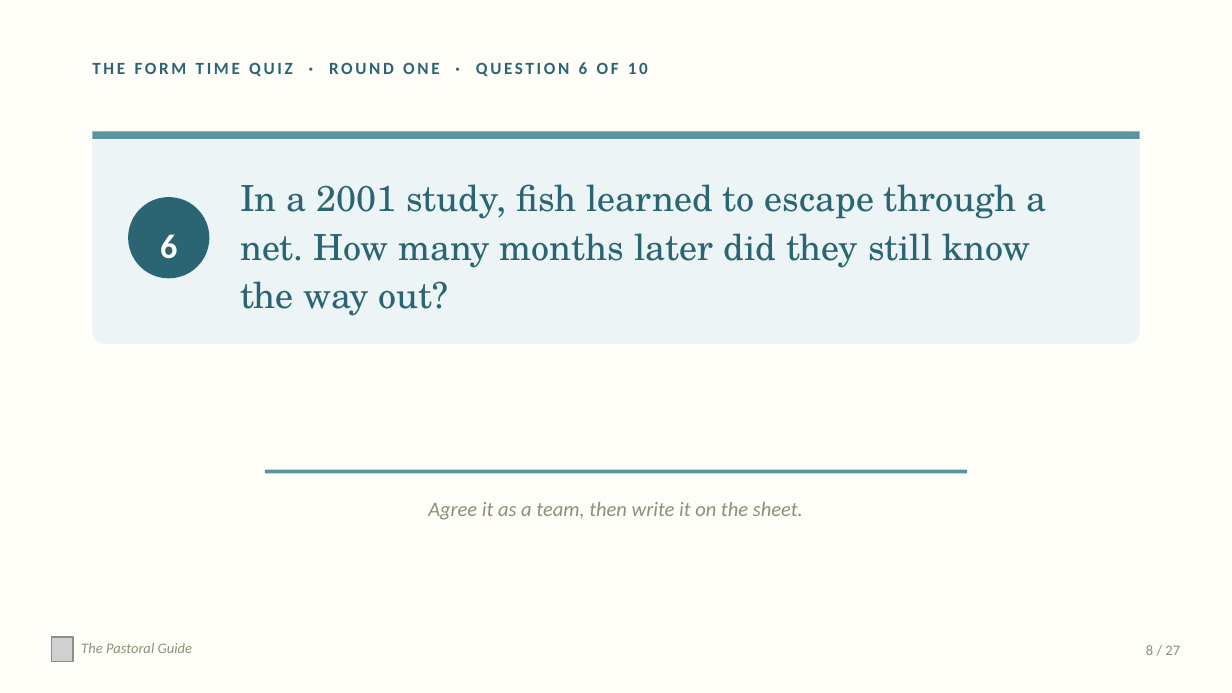
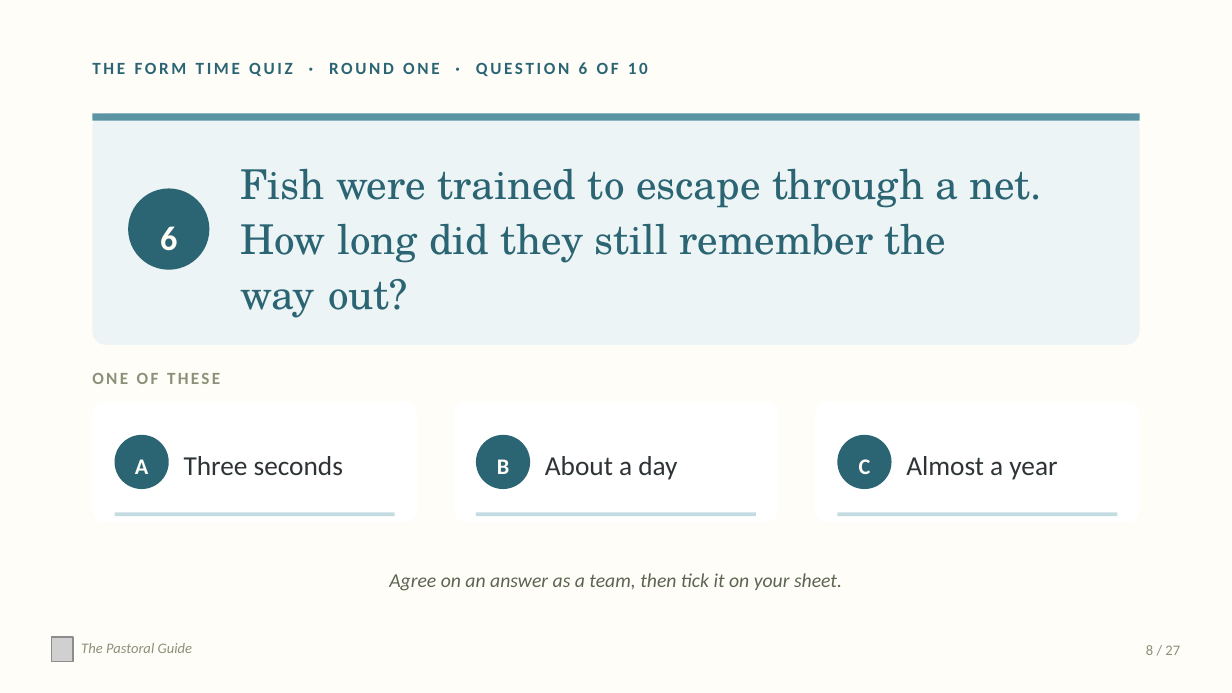
Before and after one commit to thepastoralguide/thepastoralguide.github.io, a slide deck: slide 8 of morning-registration-activities/form-time-quiz/downloads/Form_Time_Quiz_Volume_Two_Year_7_to_9.pptx. Drawn at 1232x693 pixels with LibreOffice and Linux fonts; fonts in the diff are those of the drawing; grey boxes stand for pictures. Boxes give left, top, right and bottom in pixels: in the first picture for what was removed or moved away, otherwise in the second. Text is boxed around its words. In the diff, an @@ line names an element or a change of style, - is before the commit and + after.

Commit message:
Form Time Quiz Volume Three, reworded Volumes One and Two with blank answer sheets, general sign-up wording

```diff
--- a/morning-registration-activities/form-time-quiz/downloads/Form_Time_Quiz_Volume_Two_Year_7_to_9.pptx
+++ b/morning-registration-activities/form-time-quiz/downloads/Form_Time_Quiz_Volume_Two_Year_7_to_9.pptx
@@ rounded rectangle: place and size @@
-rounded rectangle at (92,132,1140,345)
+rounded rectangle at (92,113,1140,345)
@@ rectangle: place and size @@
-rectangle at (92,132,1140,139)
+rectangle at (92,113,1140,121)
@@ text at (240,168,1042,318): text changed; size 21 to 24 pt @@
-In a 2001 study, fish learned to escape through a net. How many months later did they still know the way out?
+Fish were trained to escape through a net. How long did they still remember the way out?
@@ text "6": place and size @@
-text "6" at (160,234,177,259)
+text "6" at (160,226,177,251)
@@ ellipse: place and size @@
-ellipse at (128,197,209,278)
+ellipse at (128,188,209,270)
@@ text added at (92,373,220,384), 10 pt, text #8B9179, bold @@
+ONE OF THESE
@@ rounded rectangle added at (92,402,416,522), fill #FFFFFF @@
@@ rounded rectangle added at (453,402,777,522), fill #FFFFFF @@
@@ rounded rectangle added at (816,402,1140,522), fill #FFFFFF @@
@@ ellipse added at (115,435,169,489), fill #2B6573 @@
@@ ellipse added at (476,435,530,489), fill #2B6573 @@
@@ ellipse added at (838,435,892,489), fill #2B6573 @@
@@ text added at (135,459,148,474), 13 pt, text #FFFDF7, bold @@
+A
@@ text added at (184,456,343,475), 16 pt, text #2E3436 @@
+Three seconds
@@ rectangle removed at (265,469,967,473) @@
@@ text added at (497,459,509,474), 13 pt, text #FFFDF7, bold @@
+B
@@ text added at (545,456,677,480), 16 pt, text #2E3436 @@
+About a day
@@ text added at (859,459,871,474), 13 pt, text #FFFDF7, bold @@
+C
@@ text added at (906,456,1057,480), 16 pt, text #2E3436 @@
+Almost a year
@@ rectangle added at (115,513,394,516), fill #C4DCE1 @@
@@ rectangle added at (476,513,755,516), fill #C4DCE1 @@
@@ rectangle added at (838,513,1117,516), fill #C4DCE1 @@
@@ text at (389,573,842,591): text changed; size 12 to 11.5 pt; text colour #8B9179 to #5C6552 @@
-Agree it as a team, then write it on the sheet.
+Agree on an answer as a team, then tick it on your sheet.
```
Also in this commit, not shown: 18 other slides changed, 24 other files.
